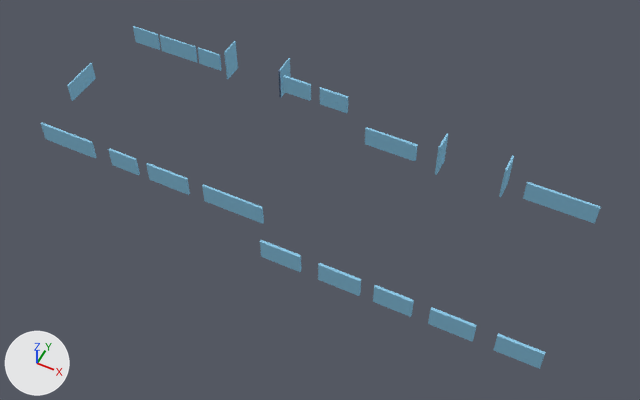
The Blender file Assets/Models/St_Etage_fassade.blend: old version first, new version second.
The view is the same before and after, from a camera (50 mm lens) standing at (27.4, -41.1, 48.4) and looking at (7.9, -2.0, -0.4). Every picture has the same lights, and +X, +Y and +Z are marked at lower left.

In view in the first picture: 'Fenster.004', 'Fenster.006', 'Fenster.007', 'Fenster.008', 'Fenster.009', 'Fenster.010', 'Fenster.011', 'Fenster.012', 'Fenster.013', 'Fenster.014', 'Fenster.015'.
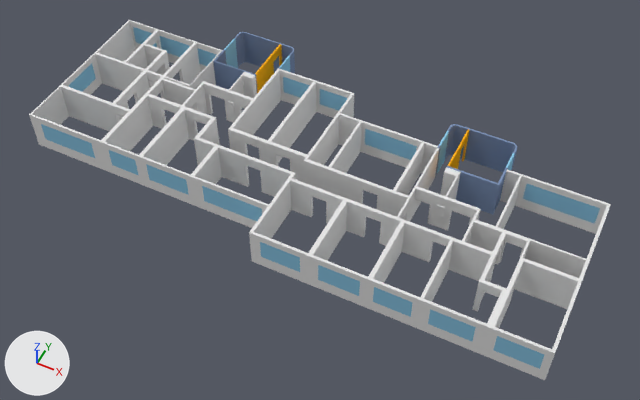
Changed parts and their boxes (x1, y1, x2, y2) in the pictures (640 x 400 px):
'InnerWalls', added
    after: (61, 30, 586, 328)
'Fassade', added
    after: (29, 20, 611, 380)
'Treppenhaus_walls_right', added (blue)
    after: (435, 124, 517, 214)
'Treppenhaus_walls_left', added (blue)
    after: (213, 32, 295, 90)
'Colorwall_left', added
    after: (255, 44, 282, 93)
'Colorwall_right', added
    after: (448, 129, 469, 169)
'wandplatte_right', added
    after: (435, 205, 445, 218)
'wandplatte_left', added
    after: (228, 101, 235, 113)

Diff of the bpy script that builds the scene:
```diff
--- a/Assets/Models/St_Etage_fassade.blend.py
+++ b/Assets/Models/St_Etage_fassade.blend.py
@@ me_cube_1362_1 @@
+me_cube_1362_1.from_pydata([(-0.303, -0.027, 0.541), (-0.303, -0.027, -0.541), (0.303, -0.027, -0.541), (0.303, -0.027, 0.541), (0.303, 0.027, 0.541), (-0.303, 0.027, 0.541), (-0.303, 0.027, -0.541), (0.303, 0.027, -0.541)], [], [(0, 1, 2, 3), (4, 5, 0, 3), (5, 6, 1, 0), (6, 7, 2, 1), (7, 4, 3, 2)])
+me_cube_1362_1.materials.append(mat_wall_mat)  # its picture is missing
@@ me_cube_1389_1 @@
+me_cube_1389_1.from_pydata([(-0.255, -0.027, 0.541), (-0.255, -0.027, -0.541), (0.255, -0.027, -0.541), (0.255, -0.027, 0.541), (0.255, 0.027, 0.541), (-0.253, 0.027, 0.541), (-0.253, 0.027, -0.541), (0.255, 0.027, -0.541)], [], [(0, 1, 2, 3), (4, 5, 0, 3), (5, 6, 1, 0), (6, 7, 2, 1), (7, 4, 3, 2)])
+me_cube_1389_1.materials.append(mat_wall_mat)  # its picture is missing
@@ ob_wandplatte_right @@
+ob_wandplatte_right = bpy.data.objects.new('wandplatte_right', me_cube_1362_1)
+ob_wandplatte_right.location = (16.65, -0.94, 1.68)
@@ ob_wandplatte_left @@
+ob_wandplatte_left = bpy.data.objects.new('wandplatte_left', me_cube_1389_1)
+ob_wandplatte_left.location = (-1.84, 1.92, 1.6)
@@ ob_colorwall_right @@
+ob_colorwall_right = bpy.data.objects.new('Colorwall_right', me_cube_000)  # 24 vertices, 18 faces; spans x -0.06..0.06, y -2.09..2.09, z -1.55..1.55; in mat_color_wall (orange #f8af1b)
+ob_colorwall_right.location = (15.95, 4.2, 1.52)
@@ ob_colorwall_left @@
+ob_colorwall_left = bpy.data.objects.new('Colorwall_left', me_cube_001)  # 24 vertices, 18 faces; spans x -0.07..0.07, y -2.09..2.09, z -1.55..1.55; in mat_color_wall (orange #f8af1b)
+ob_colorwall_left.location = (-1.17, 6.8, 1.52)
@@ ob_treppenhaus_walls_right @@
+ob_treppenhaus_walls_right = bpy.data.objects.new('Treppenhaus_walls_right', me_cube_002)  # 180 vertices, 159 faces; spans x -2.61..2.61, y -2.24..2.24, z -1.55..1.55; in mat_blue_wall_mat (blue #7c90b2)
+ob_treppenhaus_walls_right.location = (17.18, 4.2, 1.52)
@@ ob_treppenhaus_walls_left @@
+ob_treppenhaus_walls_left = bpy.data.objects.new('Treppenhaus_walls_left', me_cube_003)  # 222 vertices, 205 faces; spans x -2.57..2.57, y -2.2..2.2, z -1.55..1.55; in mat_blue_wall_mat (blue #7c90b2)
+ob_treppenhaus_walls_left.location = (-2.37, 6.81, 1.52)
@@ ob_innerwalls @@
+ob_innerwalls = bpy.data.objects.new('InnerWalls', me_cube_004)  # 1227 vertices, 991 faces; spans x -20.4..20.4, y -7.7..7.7, z -1.6..1.6; in mat_wall_mat (its picture is missing)
+ob_innerwalls.location = (6.52, -1.66, 1.52)
@@ ob_fassade @@
+ob_fassade = bpy.data.objects.new('Fassade', me_cube_005)  # 624 vertices, 388 faces, 1 loose edge; spans x -20.6..20.6, y -7.8..7.8, z -1.6..1.6; in mat_wall_mat (its picture is missing)
+ob_fassade.location = (6.57, -1.68, 1.52)
```
